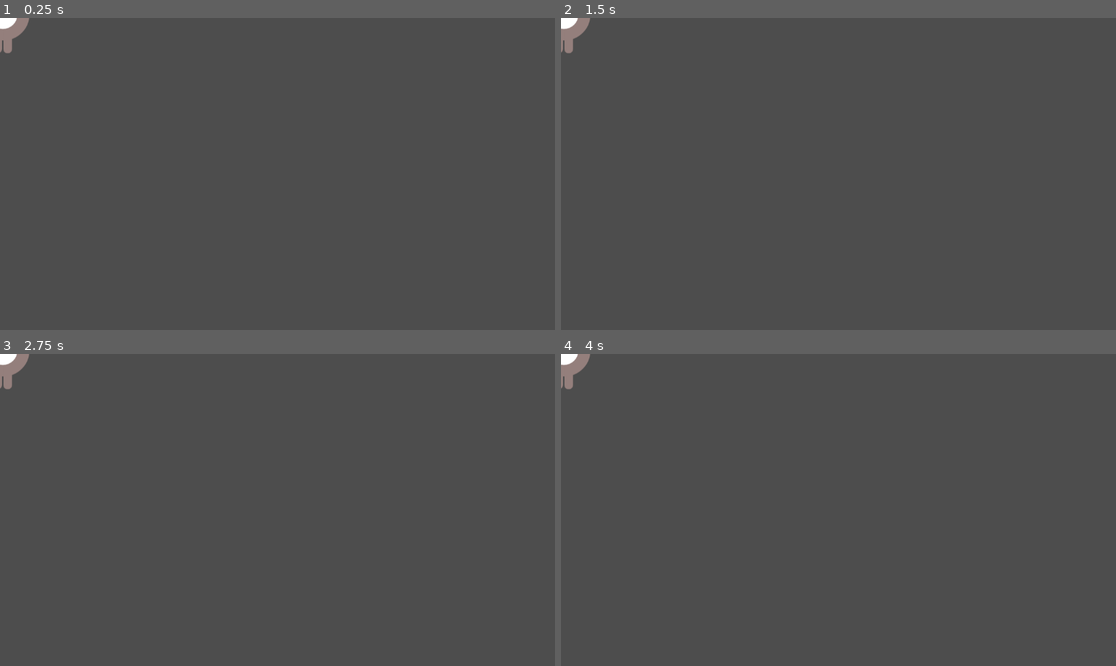
Above: before the commit, frames 1-4 (two rows, left to right).
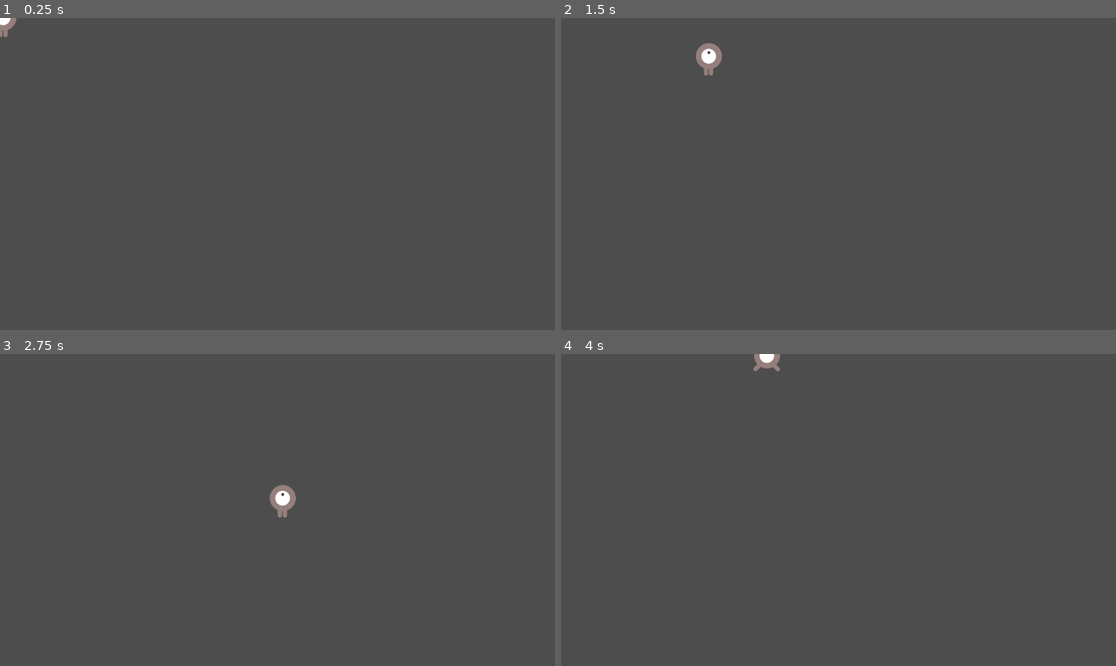
Above: after the commit, the same moments.

Repository: Partysan/Jianghu
Game: Godot game, scene res://area_2d.tscn
The game is run twice, just before and just after one commit, with the same random seed, the same clock (stepped at 60 frames per second) and the same inputs. Before the commit the project has no main scene; this scene is started directly in both runs.
Inputs:
- Up to frame 1 (0.25 s): no input
- Up to frame 2 (1.5 s): tap Enter at 0.5 s; hold Right (move_right, bound only after the commit) 0.53-1.28 s; hold Down (move_down, bound only after the commit) from 1.28 s (still down)
- Up to frame 3 (2.75 s): release Down (move_down, bound only after the commit) at 2.03 s; hold Right (move_right, bound only after the commit) from 2.03 s (still down)
- Up to frame 4 (4 s): release Right (move_right, bound only after the commit) at 2.78 s; hold Up (move_up, bound only after the commit) 2.78-3.53 s; hold Left (move_left, bound only after the commit) from 3.53 s (still down)

The runs differ from the first frame. In frame 1, 0.3% of the frame differs, in the area x 0-6%, y 0-12%; in frame 2, 0.7%, in the area x 0-30%, y 0-19%; in frame 3, 0.7%; in frame 4, 0.6%.

Commit message:
Add files via upload

Diff:
--- /dev/null
+++ b/xianxia-incremental/area_2d.gd
@@ -0,0 +1,29 @@
+extends Area2D
+
+@export var speed = 400 # How fast the player will move (pixels/sec).
+var screen_size # Size of the game window.
+
+# Called when the node enters the scene tree for the first time.
+func _ready() -> void:
+		screen_size = get_viewport_rect().size # Replace with function body.
+
+
+# Called every frame. 'delta' is the elapsed time since the previous frame.
+func _process(delta: float) -> void:
+	var velocity = Vector2.ZERO # The player's movement vector.
+	if Input.is_action_pressed("move_right"):
+		velocity.x += 1
+	if Input.is_action_pressed("move_left"):
+		velocity.x -= 1
+	if Input.is_action_pressed("move_down"):
+		velocity.y += 1
+	if Input.is_action_pressed("move_up"):
+		velocity.y -= 1
+
+	if velocity.length() > 0:
+		velocity = velocity.normalized() * speed
+		$AnimatedSprite2D.play()
+	else:
+		$AnimatedSprite2D.stop()
+	position += velocity * delta
+	position = position.clamp(Vector2.ZERO, screen_size)
--- a/xianxia-incremental/area_2d.tscn
+++ b/xianxia-incremental/area_2d.tscn
@@ -1,26 +1,48 @@
-[gd_scene load_steps=4 format=3 uid="uid://bdron1ag6hqrf"]
+[gd_scene load_steps=8 format=3 uid="uid://bdron1ag6hqrf"]
 
-[ext_resource type="Texture2D" uid="uid://ckdlegwcprmum" path="res://art/playerGrey_walk1.png" id="1_dl81w"]
-[ext_resource type="Texture2D" uid="uid://lktmekq12ipg" path="res://art/playerGrey_walk2.png" id="2_5rgpn"]
+[ext_resource type="Script" uid="uid://c2674tmbiuts" path="res://area_2d.gd" id="1_1dtnr"]
+[ext_resource type="Texture2D" uid="uid://cblmn8c2f8t5f" path="res://art/playerGrey_up1.png" id="1_c0nl8"]
+[ext_resource type="Texture2D" uid="uid://gpyijuyo4nkb" path="res://art/playerGrey_up2.png" id="2_1dtnr"]
+[ext_resource type="Texture2D" uid="uid://ckdlegwcprmum" path="res://art/playerGrey_walk1.png" id="3_c33a7"]
+[ext_resource type="Texture2D" uid="uid://lktmekq12ipg" path="res://art/playerGrey_walk2.png" id="4_oqxq1"]
 
 [sub_resource type="SpriteFrames" id="SpriteFrames_nsakb"]
 animations = [{
 "frames": [{
 "duration": 1.0,
-"texture": ExtResource("1_dl81w")
+"texture": ExtResource("1_c0nl8")
 }, {
 "duration": 1.0,
-"texture": ExtResource("2_5rgpn")
+"texture": ExtResource("2_1dtnr")
+}],
+"loop": true,
+"name": &"up",
+"speed": 5.0
+}, {
+"frames": [{
+"duration": 1.0,
+"texture": ExtResource("3_c33a7")
+}, {
+"duration": 1.0,
+"texture": ExtResource("4_oqxq1")
 }],
 "loop": true,
 "name": &"walk",
 "speed": 5.0
 }]
 
-[node name="Area2D" type="Area2D"]
+[sub_resource type="CapsuleShape2D" id="CapsuleShape2D_l08u0"]
+radius = 27.0
+height = 68.0
+
+[node name="Player" type="Area2D"]
 position = Vector2(7, 6)
+script = ExtResource("1_1dtnr")
 
 [node name="AnimatedSprite2D" type="AnimatedSprite2D" parent="."]
+scale = Vector2(0.5, 0.5)
 sprite_frames = SubResource("SpriteFrames_nsakb")
-animation = &"walk"
-frame_progress = 0.826365
+animation = &"up"
+
+[node name="CollisionShape2D" type="CollisionShape2D" parent="."]
+shape = SubResource("CapsuleShape2D_l08u0")
--- a/xianxia-incremental/project.godot
+++ b/xianxia-incremental/project.godot
@@ -11,8 +11,32 @@
 [application]
 
 config/name="xianxia-incremental"
+run/main_scene="uid://bdron1ag6hqrf"
 config/features=PackedStringArray("4.4", "GL Compatibility")
 config/icon="res://icon.svg"
+
+[input]
+
+move_right={
+"deadzone": 0.2,
+"events": [Object(InputEventKey,"resource_local_to_scene":false,"resource_name":"","device":0,"window_id":0,"alt_pressed":false,"shift_pressed":false,"ctrl_pressed":false,"meta_pressed":false,"pressed":false,"keycode":0,"physical_keycode":4194321,"key_label":0,"unicode":0,"location":0,"echo":false,"script":null)
+]
+}
+move_left={
+"deadzone": 0.2,
+"events": [Object(InputEventKey,"resource_local_to_scene":false,"resource_name":"","device":0,"window_id":0,"alt_pressed":false,"shift_pressed":false,"ctrl_pressed":false,"meta_pressed":false,"pressed":false,"keycode":0,"physical_keycode":4194319,"key_label":0,"unicode":0,"location":0,"echo":false,"script":null)
+]
+}
+move_up={
+"deadzone": 0.2,
+"events": [Object(InputEventKey,"resource_local_to_scene":false,"resource_name":"","device":0,"window_id":0,"alt_pressed":false,"shift_pressed":false,"ctrl_pressed":false,"meta_pressed":false,"pressed":false,"keycode":0,"physical_keycode":4194320,"key_label":0,"unicode":0,"location":0,"echo":false,"script":null)
+]
+}
+move_down={
+"deadzone": 0.2,
+"events": [Object(InputEventKey,"resource_local_to_scene":false,"resource_name":"","device":0,"window_id":0,"alt_pressed":false,"shift_pressed":false,"ctrl_pressed":false,"meta_pressed":false,"pressed":false,"keycode":0,"physical_keycode":4194322,"key_label":0,"unicode":0,"location":0,"echo":false,"script":null)
+]
+}
 
 [rendering]
 
Not shown, added: xianxia-incremental/area_2d.gd.uid
